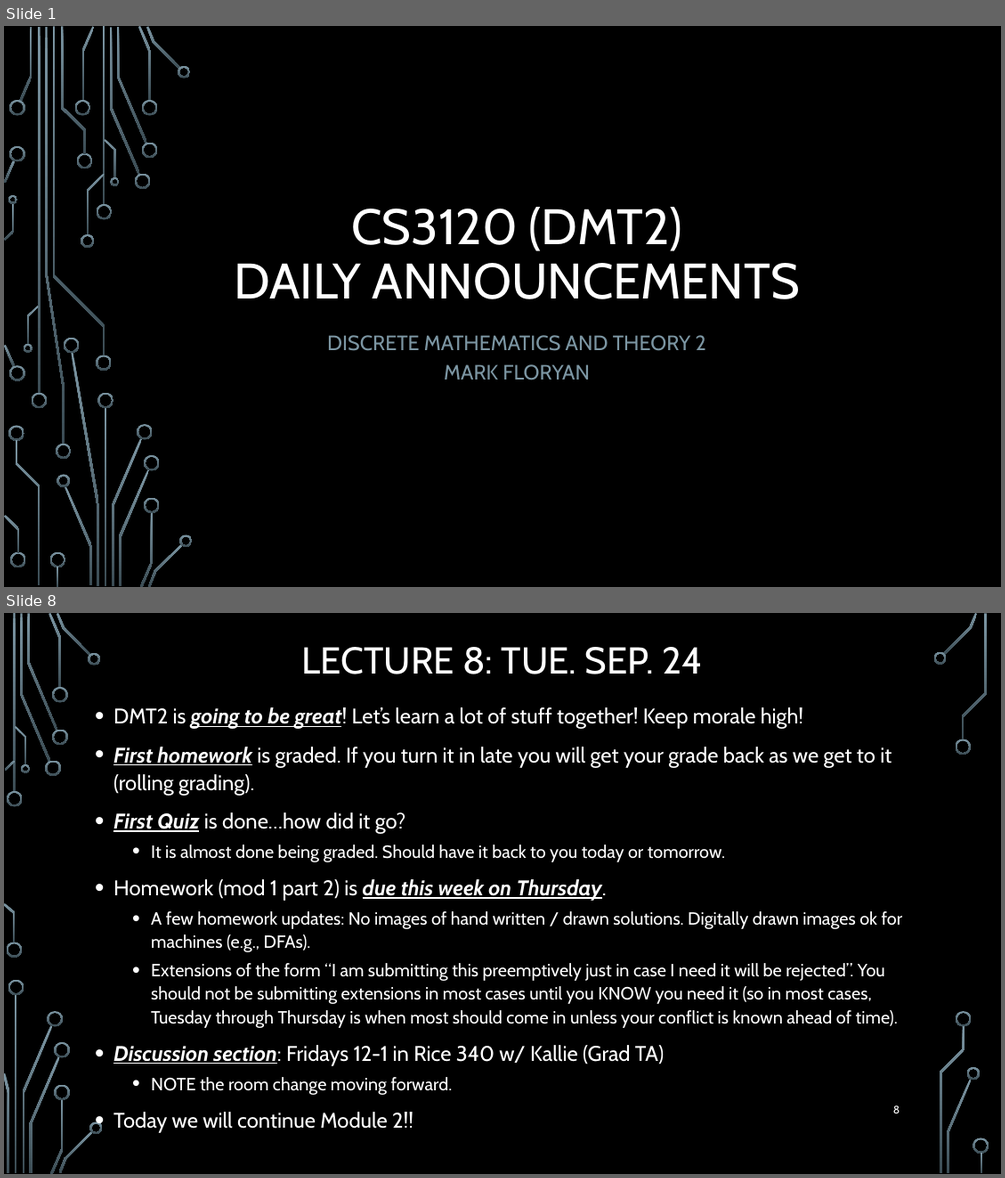
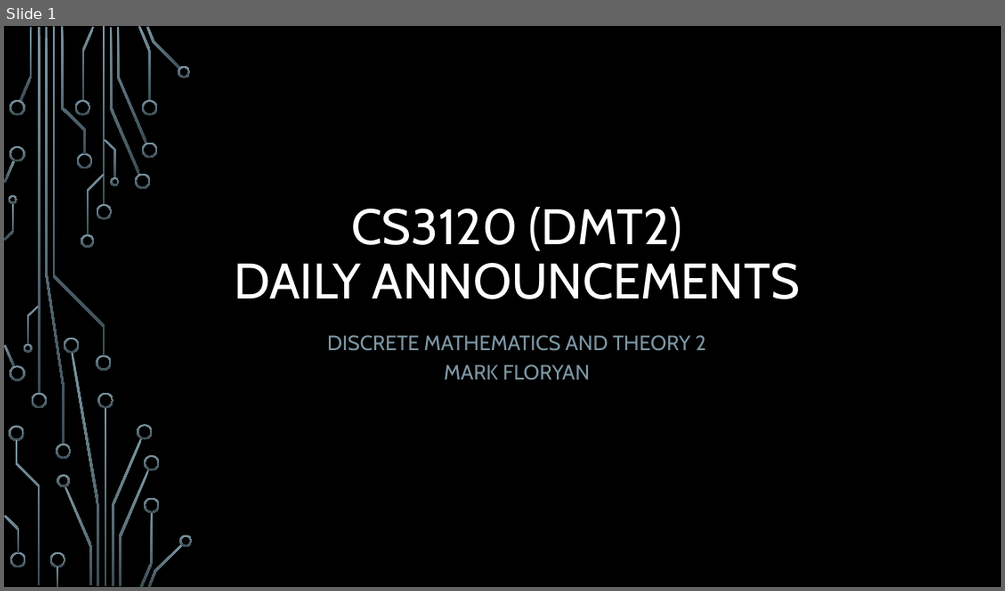
Before and after one commit to markfloryan/dmt2, a slide deck: slides/00-DailyAnnouncements.pptx. Shown one above the other, each under a label of ours: slides 1 and 8 before the commit, slide 1 after it; the slides between them are not shown. The pictures are 1005x1178 and 1005x591 pixels, drawn with LibreOffice and Linux fonts; fonts in the diff are those of the drawing; background and template pictures are left out. Boxes give left, top, right and bottom in pixels: in the first picture for what was removed or moved away, otherwise in the second. Text is boxed around its words. In the diff, an @@ line names an element or a change of style, - is before the commit and + after.

```diff
--- a/slides/00-DailyAnnouncements.pptx
+++ b/slides/00-DailyAnnouncements.pptx
@@ slide 8 removed at bbox=[4, 613, 1001, 1174], background picture (left out) @@
@@ title removed at bbox=[302, 647, 702, 674] @@
-LECTURE 8: TUE. SEP. 24
@@ text removed at bbox=[113, 707, 903, 1133] @@
-• DMT2 is going to be great! Let’s learn a lot of stuff together! Keep morale high!
-• First homework is graded. If you turn it in late you will get your grade back as we get to it (rolling grading).
-• First Quiz is done…how did it go?
-  • It is almost done being graded. Should have it back to you today or tomorrow.
-• Homework (mod 1 part 2) is due this week on Thursday.
-  • A few homework updates: No images of hand written / drawn solutions. Digitally drawn images ok for machines (e.g., DFAs).
-  • Extensions of the form “I am submitting this preemptively just in case I need it will be rejected”. You should not be submitting extensions in most cases until you KNOW you need it (so in most cases, Tuesday through Thursday is when most should come in unless your conflict is known ahead of time).
-• Discussion section: Fridays 12-1 in Rice 340 w/ Kallie (Grad TA)
-  • NOTE the room change moving forward.
-• Today we will continue Module 2!!
@@ page number removed at bbox=[893, 1105, 899, 1113] @@
-8
@@ group removed at bbox=[4, 613, 989, 1174]: 33 freeform shapes, 3 rectangles @@
```
Also in this commit, not shown: 1 slide changed, 19 other slides removed, 8 other files.
